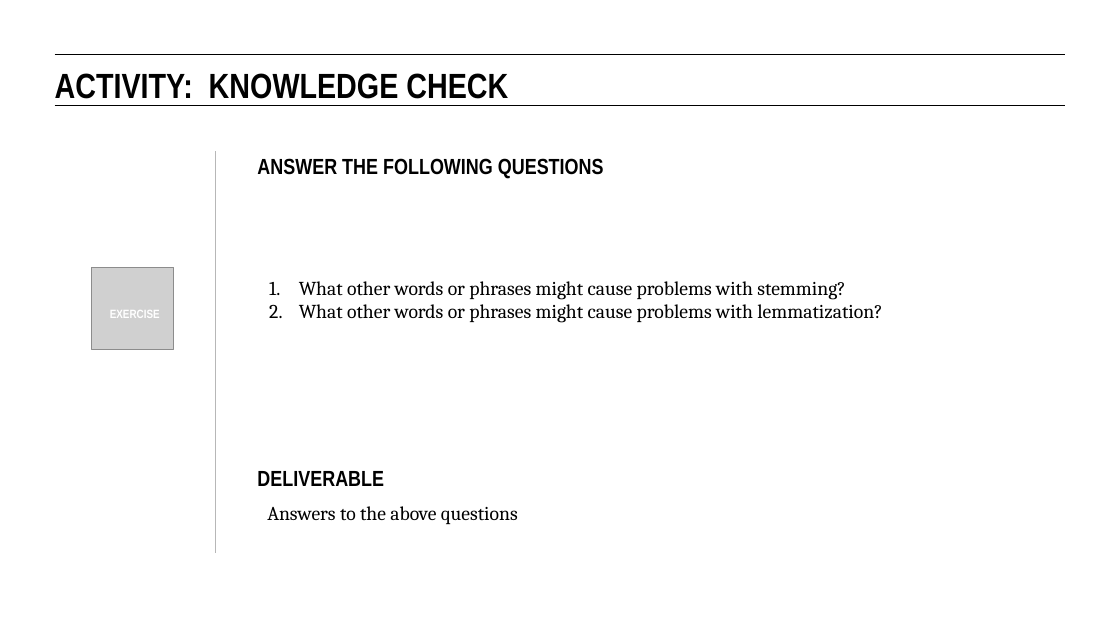
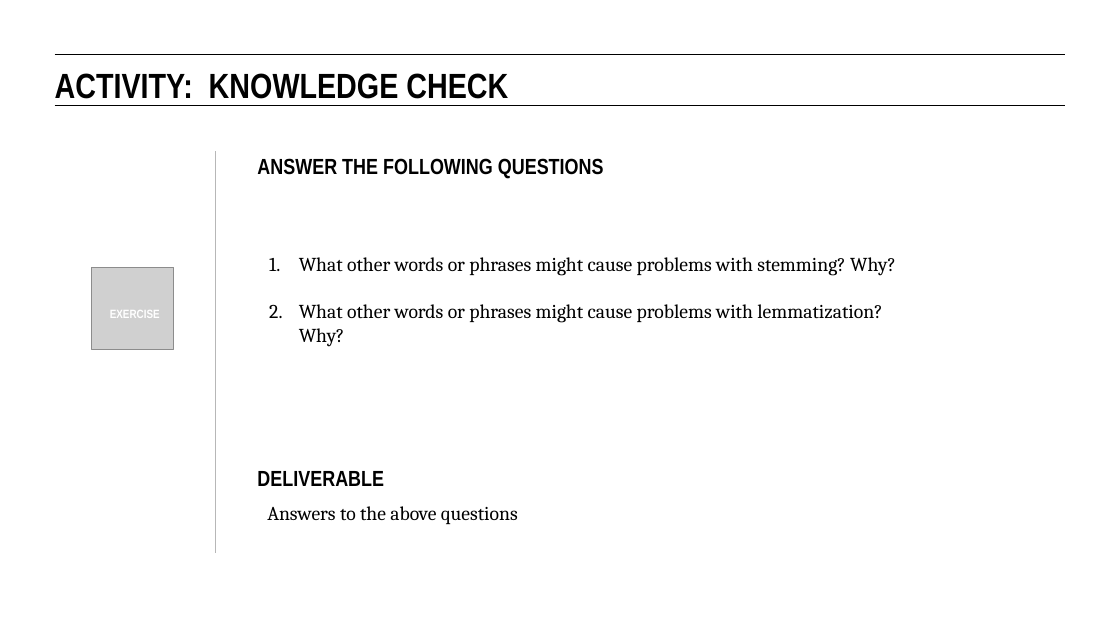
Before and after one commit to eflautt/ga-data-science, a slide deck: slide 21 of lessons/lesson-13/13-natural-language-processing-and-text-classification.pptx (slide 17 before the commit). Drawn at 1120x629 pixels with LibreOffice and Linux fonts; fonts in the diff are those of the drawing; grey boxes stand for pictures. Boxes give left, top, right and bottom in pixels: in the first picture for what was removed or moved away, otherwise in the second. Text is boxed around its words. In the diff, an @@ line names an element or a change of style, - is before the commit and + after.

```diff
--- a/lessons/lesson-13/13-natural-language-processing-and-text-classification.pptx
+++ b/lessons/lesson-13/13-natural-language-processing-and-text-classification.pptx
@@ text at (299,257,896,347): text changed @@
-1. What other words or phrases might cause problems with stemming?
-2. What other words or phrases might cause problems with lemmatization?
+1. What other words or phrases might cause problems with stemming? Why?
+2. What other words or phrases might cause problems with lemmatization? Why?
```
Also in this commit, not shown: 15 other slides changed, 5 slides added.
